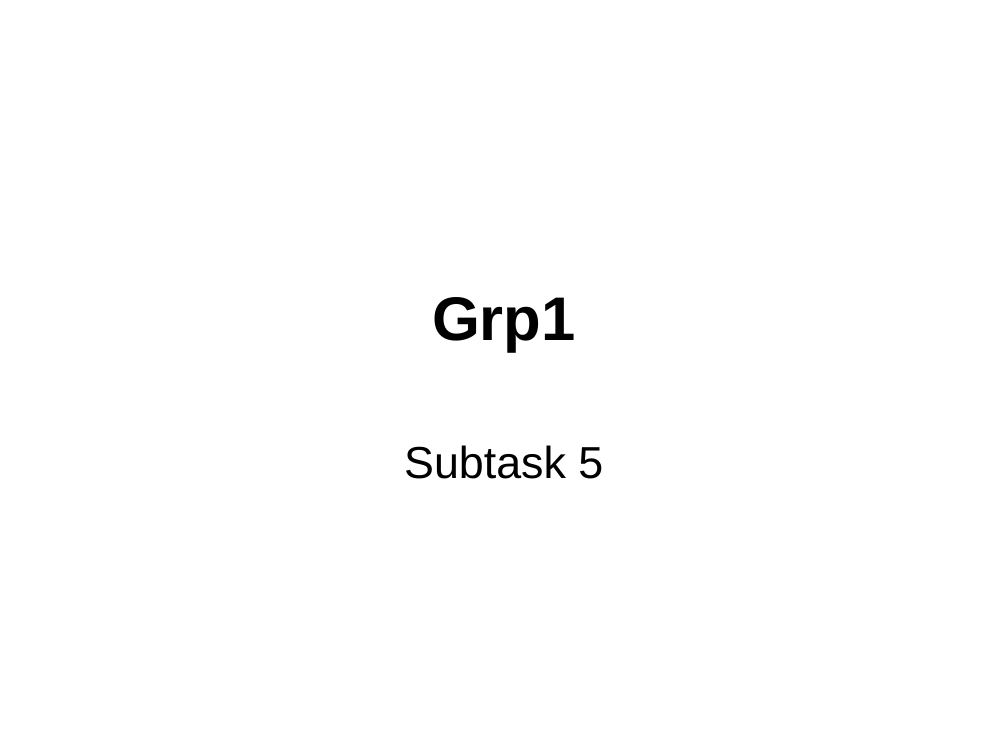
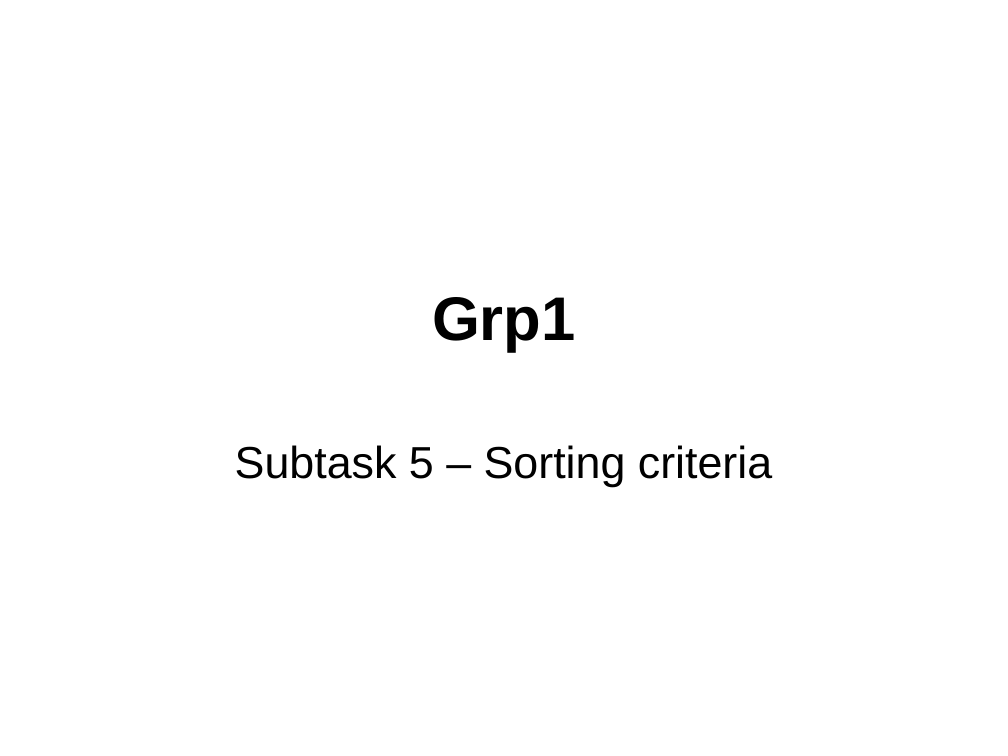
Before and after one commit to isurup/kalle-martin-group, a slide deck: slide 1 of RSD1/Grp1 p2.ppt. Drawn at 1008x756 pixels with LibreOffice and Linux fonts; fonts in the diff are those of the drawing. Boxes give left, top, right and bottom in pixels: in the first picture for what was removed or moved away, otherwise in the second. Text is boxed around its words. In the diff, an @@ line names an element or a change of style, - is before the commit and + after.

```diff
--- a/RSD1/Grp1 p2.ppt
+++ b/RSD1/Grp1 p2.ppt
@@ subtitle at [235, 445, 772, 487]: text changed @@
-Subtask 5
+Subtask 5 – Sorting criteria
```
Also in this commit, not shown: 1 slide added, 1 slide removed.
